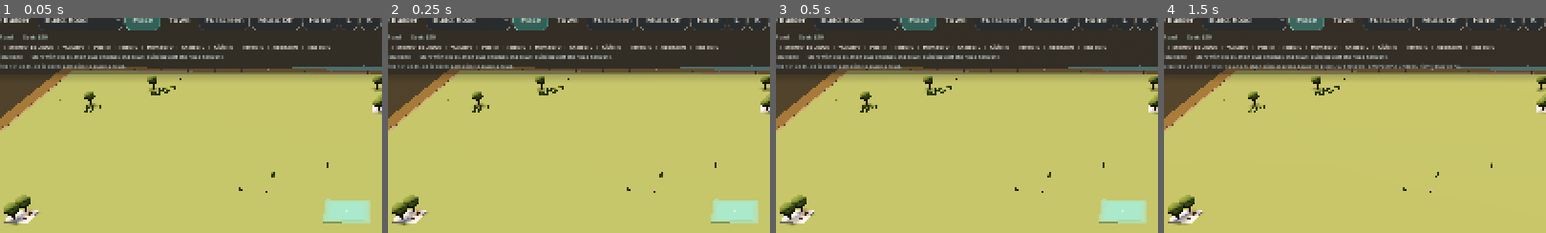
Above: before the commit, frames 1-4 (left to right).
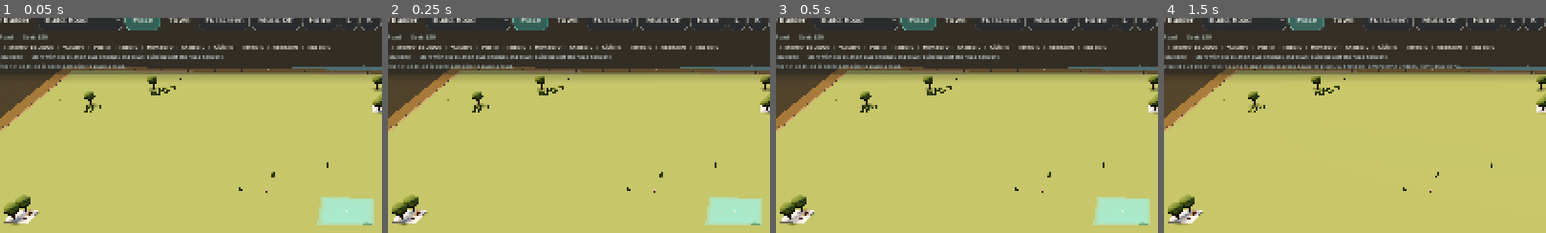
Above: after the commit, the same moments.

Repository: johnswaffles/my-backend-api
Game: Godot game, scene res://scenes/main_scene.tscn
Same seed, same stepped clock (60 frames per second), same inputs: the game is played once before the commit and once after it.
Inputs:
- Up to frame 1 (0.05 s): no input
- Up to frame 2 (0.25 s): no input
- Up to frame 3 (0.5 s): no input
- Up to frame 4 (1.5 s): click "Build: Road" at 0.5 s; click "Place" at 1.25 s
The pictures show only the part of the screen within x 4-54%, y 5-55%; the shares and areas given below are measured in that part.

The runs differ from the first frame. In frame 1, 0.8% of the frame differs, in the area x 83-98%, y 83-97%; in frame 2, 0.8%; in frame 3, 0.8%; in frame 4, nothing differs.

Commit message:
Set back properties for visible sidewalks

Diff:
--- a/cozy-builder-godot/scripts/building_system.gd
+++ b/cozy-builder-godot/scripts/building_system.gd
@@ -82,6 +82,8 @@
 }
 const SAVE_PATH := "user://cozy_builder_save.json"
 const MUSIC_STREAM_PATH := "res://assets/audio/neon-dreams.mp3"
+const PROPERTY_FRONT_SETBACK := 1.0
+const SIDEWALK_ROUTE_OFFSET := 1.96
 
 @onready var grid_root: Node3D = $GridRoot
 @onready var building_root: Node3D = $BuildingRoot
@@ -317,7 +319,7 @@
 	_water_material = _make_material("5c98a8", 0.34, 0.0, true, "d0edf1", 0.03)
 	_road_material = _make_material("5f666f", 0.9)
 	_road_mark_material = _make_material("f0c44b", 0.76)
-	_sidewalk_material = _make_material("c7c0b1", 0.9)
+	_sidewalk_material = _make_material("d8d2c6", 0.92)
 	_window_material = _make_material("f3d29a", 0.42, 0.0, true, "ffd48e", 0.14)
 	_leaf_material = _make_material("6f8a50", 0.98)
 	_trunk_material = _make_material("765239", 0.94)
@@ -1484,6 +1486,8 @@
 		_:
 			node = _spawn_house_tile(world_position, false)
 	node.rotation_degrees.y = rad_to_deg(rotation_y)
+	if _tool_requires_road(tool):
+		node.translate_object_local(Vector3(0.0, 0.0, -PROPERTY_FRONT_SETBACK))
 	node.set_meta("tier", tier)
 	node.set_meta("variant", variant)
 	return node
@@ -2085,15 +2089,15 @@
 		if direction.length() < 0.01:
 			direction = Vector3.RIGHT
 		var lateral := Vector3(direction.z, 0.0, -direction.x)
-		var point := center + lateral * (1.56 * sidewalk_sign) + Vector3(0.0, 0.03, 0.0)
+		var point := center + lateral * (SIDEWALK_ROUTE_OFFSET * sidewalk_sign) + Vector3(0.0, 0.03, 0.0)
 		route.append(point)
 	if route.size() >= 2 and randf() < 0.35:
 		var center := _anchor_to_world(anchor, footprint)
 		var rotation_y := _tool_rotation_y(BUILD_TOOL_HOUSE, anchor, footprint, frontage_side)
 		var forward := Vector3(sin(rotation_y), 0.0, cos(rotation_y))
 		var lateral := Vector3(forward.z, 0.0, -forward.x)
-		var yard_front := center + forward * (float(footprint.y) * 0.5 - 0.7) + lateral * (0.35 if index % 2 == 0 else -0.35)
-		var yard_back := center + forward * (float(footprint.y) * 0.5 - 1.55) + lateral * (0.65 if index % 2 == 0 else -0.65)
+		var yard_front := center + forward * (float(footprint.y) * 0.5 - 1.55) + lateral * (0.42 if index % 2 == 0 else -0.42)
+		var yard_back := center + forward * (float(footprint.y) * 0.5 - 2.3) + lateral * (0.78 if index % 2 == 0 else -0.78)
 		route.push_front(yard_back + Vector3(0.0, 0.03, 0.0))
 		route.push_front(yard_front + Vector3(0.0, 0.03, 0.0))
 	return route
@@ -2115,13 +2119,13 @@
 		var point := center + Vector3(0.0, 0.03, 0.0)
 		match side:
 			"north":
-				point.z += 1.56
+				point.z += SIDEWALK_ROUTE_OFFSET
 			"south":
-				point.z -= 1.56
+				point.z -= SIDEWALK_ROUTE_OFFSET
 			"west":
-				point.x += 1.56
+				point.x += SIDEWALK_ROUTE_OFFSET
 			"east":
-				point.x -= 1.56
+				point.x -= SIDEWALK_ROUTE_OFFSET
 		route.append(point)
 	return route
 
@@ -2981,35 +2985,35 @@
 	var south := _road_in_source(Vector2i(cell.x, cell.y + 1), source)
 	var west := _road_in_source(Vector2i(cell.x - 1, cell.y), source)
 
-	_add_box(Vector3(0.0, 0.004, 0.0), Vector3(3.96, 0.022, 3.96), verge_material, root)
-	_add_box(Vector3(0.0, 0.02, 0.0), Vector3(3.76, 0.03, 3.76), sidewalk_material, root)
-	_add_box(Vector3(0.0, 0.038, 0.0), Vector3(3.18, 0.016, 3.18), curb_material, root)
-	_add_box(Vector3(0.0, 0.068, 0.0), Vector3(2.64, 0.064, 2.64), road_material, root)
-	_add_box(Vector3(0.0, 0.086, 0.0), Vector3(2.42, 0.022, 2.42), road_top_material, root)
+	_add_box(Vector3(0.0, 0.004, 0.0), Vector3(5.18, 0.022, 5.18), verge_material, root)
+	_add_box(Vector3(0.0, 0.02, 0.0), Vector3(4.92, 0.03, 4.92), sidewalk_material, root)
+	_add_box(Vector3(0.0, 0.038, 0.0), Vector3(4.22, 0.016, 4.22), curb_material, root)
+	_add_box(Vector3(0.0, 0.068, 0.0), Vector3(3.42, 0.064, 3.42), road_material, root)
+	_add_box(Vector3(0.0, 0.086, 0.0), Vector3(3.12, 0.022, 3.12), road_top_material, root)
 
 	if north:
-		_add_box(Vector3(0.0, 0.02, -1.06), Vector3(4.58, 0.03, 2.24), sidewalk_material, root)
-		_add_box(Vector3(0.0, 0.04, -1.06), Vector3(4.06, 0.016, 1.86), curb_material, root)
-		_add_box(Vector3(0.0, 0.074, -1.06), Vector3(3.34, 0.07, 1.48), road_material, root)
-		_add_box(Vector3(0.0, 0.094, -1.06), Vector3(3.06, 0.024, 1.28), road_top_material, root)
+		_add_box(Vector3(0.0, 0.02, -1.28), Vector3(5.74, 0.03, 2.74), sidewalk_material, root)
+		_add_box(Vector3(0.0, 0.04, -1.28), Vector3(5.02, 0.016, 2.28), curb_material, root)
+		_add_box(Vector3(0.0, 0.074, -1.28), Vector3(4.04, 0.07, 1.82), road_material, root)
+		_add_box(Vector3(0.0, 0.094, -1.28), Vector3(3.68, 0.024, 1.58), road_top_material, root)
 	if south:
-		_add_box(Vector3(0.0, 0.02, 1.06), Vector3(4.58, 0.03, 2.24), sidewalk_material, root)
-		_add_box(Vector3(0.0, 0.04, 1.06), Vector3(4.06, 0.016, 1.86), curb_material, root)
-		_add_box(Vector3(0.0, 0.074, 1.06), Vector3(3.34, 0.07, 1.48), road_material, root)
-		_add_box(Vector3(0.0, 0.094, 1.06), Vector3(3.06, 0.024, 1.28), road_top_material, root)
+		_add_box(Vector3(0.0, 0.02, 1.28), Vector3(5.74, 0.03, 2.74), sidewalk_material, root)
+		_add_box(Vector3(0.0, 0.04, 1.28), Vector3(5.02, 0.016, 2.28), curb_material, root)
+		_add_box(Vector3(0.0, 0.074, 1.28), Vector3(4.04, 0.07, 1.82), road_material, root)
+		_add_box(Vector3(0.0, 0.094, 1.28), Vector3(3.68, 0.024, 1.58), road_top_material, root)
 	if east:
-		_add_box(Vector3(1.06, 0.02, 0.0), Vector3(2.24, 0.03, 4.58), sidewalk_material, root)
-		_add_box(Vector3(1.06, 0.04, 0.0), Vector3(1.86, 0.016, 4.06), curb_material, root)
-		_add_box(Vector3(1.06, 0.074, 0.0), Vector3(1.48, 0.07, 3.34), road_material, root)
-		_add_box(Vector3(1.06, 0.094, 0.0), Vector3(1.28, 0.024, 3.06), road_top_material, root)
+		_add_box(Vector3(1.28, 0.02, 0.0), Vector3(2.74, 0.03, 5.74), sidewalk_material, root)
+		_add_box(Vector3(1.28, 0.04, 0.0), Vector3(2.28, 0.016, 5.02), curb_material, root)
+		_add_box(Vector3(1.28, 0.074, 0.0), Vector3(1.82, 0.07, 4.04), road_material, root)
+		_add_box(Vector3(1.28, 0.094, 0.0), Vector3(1.58, 0.024, 3.68), road_top_material, root)
 	if west:
-		_add_box(Vector3(-1.06, 0.02, 0.0), Vector3(2.24, 0.03, 4.58), sidewalk_material, root)
-		_add_box(Vector3(-1.06, 0.04, 0.0), Vector3(1.86, 0.016, 4.06), curb_material, root)
-		_add_box(Vector3(-1.06, 0.074, 0.0), Vector3(1.48, 0.07, 3.34), road_material, root)
-		_add_box(Vector3(-1.06, 0.094, 0.0), Vector3(1.28, 0.024, 3.06), road_top_material, root)
+		_add_box(Vector3(-1.28, 0.02, 0.0), Vector3(2.74, 0.03, 5.74), sidewalk_material, root)
+		_add_box(Vector3(-1.28, 0.04, 0.0), Vector3(2.28, 0.016, 5.02), curb_material, root)
+		_add_box(Vector3(-1.28, 0.074, 0.0), Vector3(1.82, 0.07, 4.04), road_material, root)
+		_add_box(Vector3(-1.28, 0.094, 0.0), Vector3(1.58, 0.024, 3.68), road_top_material, root)
 	if not north and not south and not east and not west:
-		_add_box(Vector3(0.0, 0.074, 0.0), Vector3(3.34, 0.07, 3.34), road_material, root)
-		_add_box(Vector3(0.0, 0.094, 0.0), Vector3(3.06, 0.024, 3.06), road_top_material, root)
+		_add_box(Vector3(0.0, 0.074, 0.0), Vector3(4.04, 0.07, 4.04), road_material, root)
+		_add_box(Vector3(0.0, 0.094, 0.0), Vector3(3.68, 0.024, 3.68), road_top_material, root)
 
 	var vertical_straight := north and south and not east and not west
 	var horizontal_straight := east and west and not north and not south
@@ -3017,29 +3021,29 @@
 	if vertical_straight:
 		for z in [-1.24, -0.44, 0.44, 1.24]:
 			_add_box(Vector3(0.0, 0.12, z), Vector3(0.16, 0.01, 0.3), lane_material, root)
-		for x in [-1.58, 1.58]:
-			_add_box(Vector3(x, 0.104, 0.0), Vector3(0.12, 0.01, 3.02), sidewalk_material, root)
+		for x in [-2.06, 2.06]:
+			_add_box(Vector3(x, 0.104, 0.0), Vector3(0.16, 0.01, 3.56), sidewalk_material, root)
 		for rail_x in [-0.18, 0.18]:
-			_add_box(Vector3(rail_x, 0.108, 0.0), Vector3(0.05, 0.012, 3.04), rail_material, root)
+			_add_box(Vector3(rail_x, 0.108, 0.0), Vector3(0.05, 0.012, 3.56), rail_material, root)
 	elif horizontal_straight:
 		for x in [-1.24, -0.44, 0.44, 1.24]:
 			_add_box(Vector3(x, 0.12, 0.0), Vector3(0.3, 0.01, 0.16), lane_material, root)
-		for z in [-1.58, 1.58]:
-			_add_box(Vector3(0.0, 0.104, z), Vector3(3.02, 0.01, 0.12), sidewalk_material, root)
+		for z in [-2.06, 2.06]:
+			_add_box(Vector3(0.0, 0.104, z), Vector3(3.56, 0.01, 0.16), sidewalk_material, root)
 		for rail_z in [-0.18, 0.18]:
-			_add_box(Vector3(0.0, 0.108, rail_z), Vector3(3.04, 0.012, 0.05), rail_material, root)
+			_add_box(Vector3(0.0, 0.108, rail_z), Vector3(3.56, 0.012, 0.05), rail_material, root)
 	elif intersection:
-		_add_box(Vector3(0.0, 0.074, 0.0), Vector3(3.54, 0.07, 3.54), road_material, root)
-		_add_box(Vector3(0.0, 0.094, 0.0), Vector3(3.24, 0.024, 3.24), road_top_material, root)
-		for offset in [-1.58, 1.58]:
-			_add_box(Vector3(offset, 0.104, 0.0), Vector3(0.12, 0.01, 3.54), sidewalk_material, root)
-			_add_box(Vector3(0.0, 0.104, offset), Vector3(3.54, 0.01, 0.12), sidewalk_material, root)
+		_add_box(Vector3(0.0, 0.074, 0.0), Vector3(4.18, 0.07, 4.18), road_material, root)
+		_add_box(Vector3(0.0, 0.094, 0.0), Vector3(3.82, 0.024, 3.82), road_top_material, root)
+		for offset in [-2.06, 2.06]:
+			_add_box(Vector3(offset, 0.104, 0.0), Vector3(0.16, 0.01, 4.18), sidewalk_material, root)
+			_add_box(Vector3(0.0, 0.104, offset), Vector3(4.18, 0.01, 0.16), sidewalk_material, root)
 		for offset in [-0.58, 0.58]:
 			_add_box(Vector3(offset, 0.12, 0.0), Vector3(0.16, 0.01, 0.34), lane_material, root)
 			_add_box(Vector3(0.0, 0.12, offset), Vector3(0.34, 0.01, 0.16), lane_material, root)
 		for rail_offset in [-0.18, 0.18]:
-			_add_box(Vector3(rail_offset, 0.108, 0.0), Vector3(0.05, 0.012, 3.54), rail_material, root)
-			_add_box(Vector3(0.0, 0.108, rail_offset), Vector3(3.54, 0.012, 0.05), rail_material, root)
+			_add_box(Vector3(rail_offset, 0.108, 0.0), Vector3(0.05, 0.012, 4.18), rail_material, root)
+			_add_box(Vector3(0.0, 0.108, rail_offset), Vector3(4.18, 0.012, 0.05), rail_material, root)
 	else:
 		_add_box(Vector3(0.0, 0.12, 0.0), Vector3(0.18, 0.01, 0.18), lane_material, root)
 		_add_box(Vector3(-0.18, 0.108, 0.0), Vector3(0.05, 0.012, 0.84), rail_material, root)
Not shown, changed: public/godot-playtest/index.html
Not shown, changed: public/godot-playtest/index.pck
